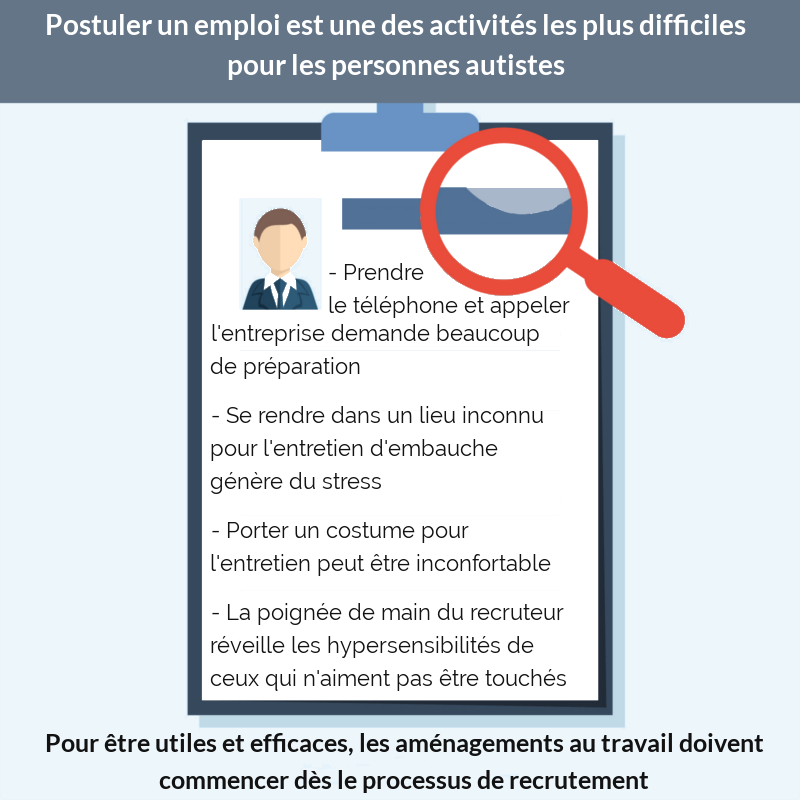
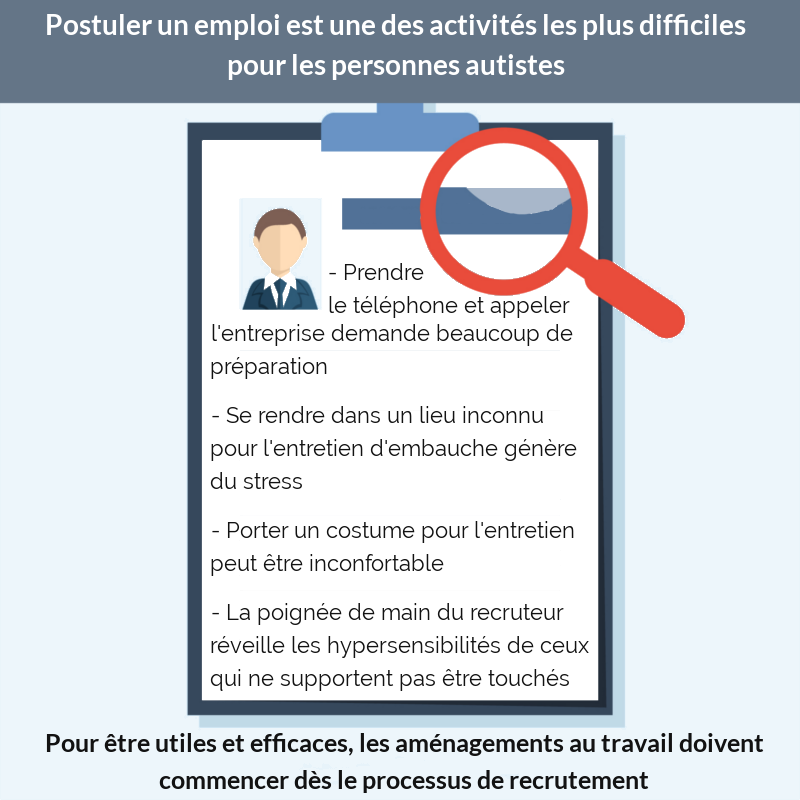
Before/after of a 800 x 800 layered artwork. What changed in the layer stack:
painted on "l'entreprise demande beaucoup ..." over [210, 324, 589, 691]
